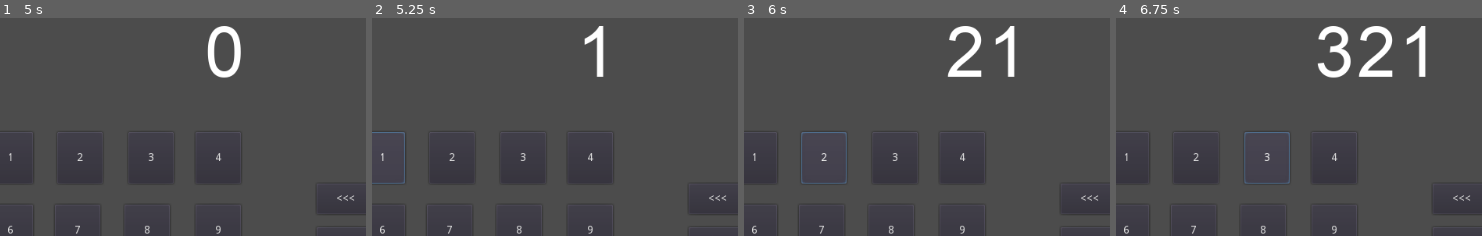
Above: before the commit, frames 1-4 (left to right).
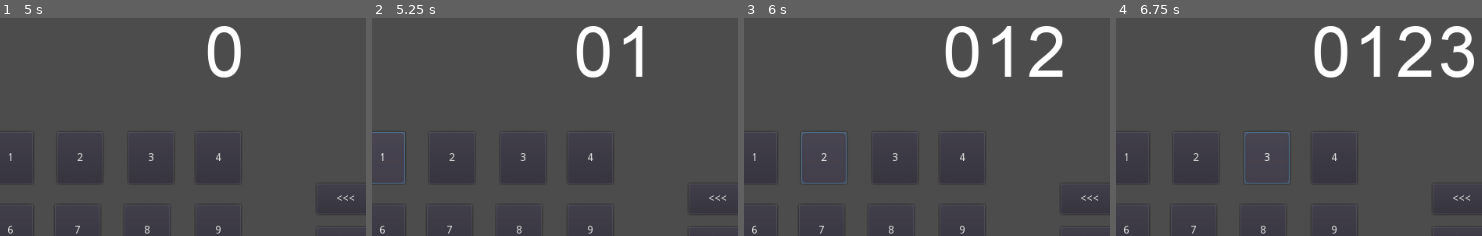
Above: after the commit, the same moments.

Repository: butelo/numerapp
Game: Godot game, scene res://World.tscn
Two runs of this game, one before a commit and one after it. Both use one fixed random seed, a clock stepped at 60 frames per second and the inputs below.
Inputs:
- Up to frame 1 (5 s): click "qué número es" at 0.5 s; click "<<<" at 1.25 s; click "Play" at 2 s; click "Play" at 2.75 s; click "Clear" at 3.5 s; click "0" at 4.25 s
- Up to frame 2 (5.25 s): click "1" at 5 s
- Up to frame 3 (6 s): click "2" at 5.75 s
- Up to frame 4 (6.75 s): click "3" at 6.5 s
The pictures show only the part of the screen within x 12-62%, y 44-94%; the shares and areas given below are measured in that part.

Frame 1 is identical in both runs. In frame 2, 1.9% of the frame differs, in the area x 55-75%, y 3-28%; in frame 3, 2.7%; in frame 4, 4.3%, in the area x 54-98%, y 3-28%.

Commit message:
write and delete working

Diff:
--- a/common_gui/CommonGui.gd
+++ b/common_gui/CommonGui.gd
@@ -17,38 +17,37 @@
 	writeNumber(sound, number)
 
 
+
+
 func _on_DeleteButton_pressed():
-	if(currentLabelIndex > 0):
-		currentLabelIndex = currentLabelIndex -1
-	labels[currentLabelIndex].text= ""
+	var labelsLastIndex = labels.size()-1
+	var indicator = labelsLastIndex-currentLabelIndex
+
+	if(indicator == 0):
+		return
+
+#	backwards loop
+	for n in range(indicator, 1, -1):
+		labels[currentLabelIndex+n].text =labels[currentLabelIndex+n-1].text
+
+	labels[currentLabelIndex+1].text =""
+	currentLabelIndex = currentLabelIndex +1
+
 
 func writeNumber(sound, text):
 	player.stream = load(sound)
 	player.play()
+	if(currentLabelIndex == -1):
+		return
 
-	var number =  labels.size() - currentLabelIndex
-	print(number)
+	var labelsLastIndex = labels.size()-1
+	var indicator = labelsLastIndex-currentLabelIndex
 
-	if(currentLabelIndex == labels.size()-1):
-		labels[currentLabelIndex].text= text
-		currentLabelIndex = currentLabelIndex -1
-	elif(currentLabelIndex<labels.size()-1 && currentLabelIndex>=0):
+	for n in (indicator):
+		labels[currentLabelIndex + n].text= labels[currentLabelIndex + n +1].text
 
-
-
-		labels[currentLabelIndex].text= labels[currentLabelIndex ].text
-		labels[currentLabelIndex+1].text = text
-		currentLabelIndex = currentLabelIndex -1
-
-
-
-#	if(currentLabelIndex < labels.size()):
-#		labels[currentLabelIndex].text= text
-#		currentLabelIndex = currentLabelIndex -1
-
-
-
-
+	labels[labelsLastIndex].text= text
+	currentLabelIndex = currentLabelIndex -1
 
 
 func _on_DeleteAllButton_pressed():
